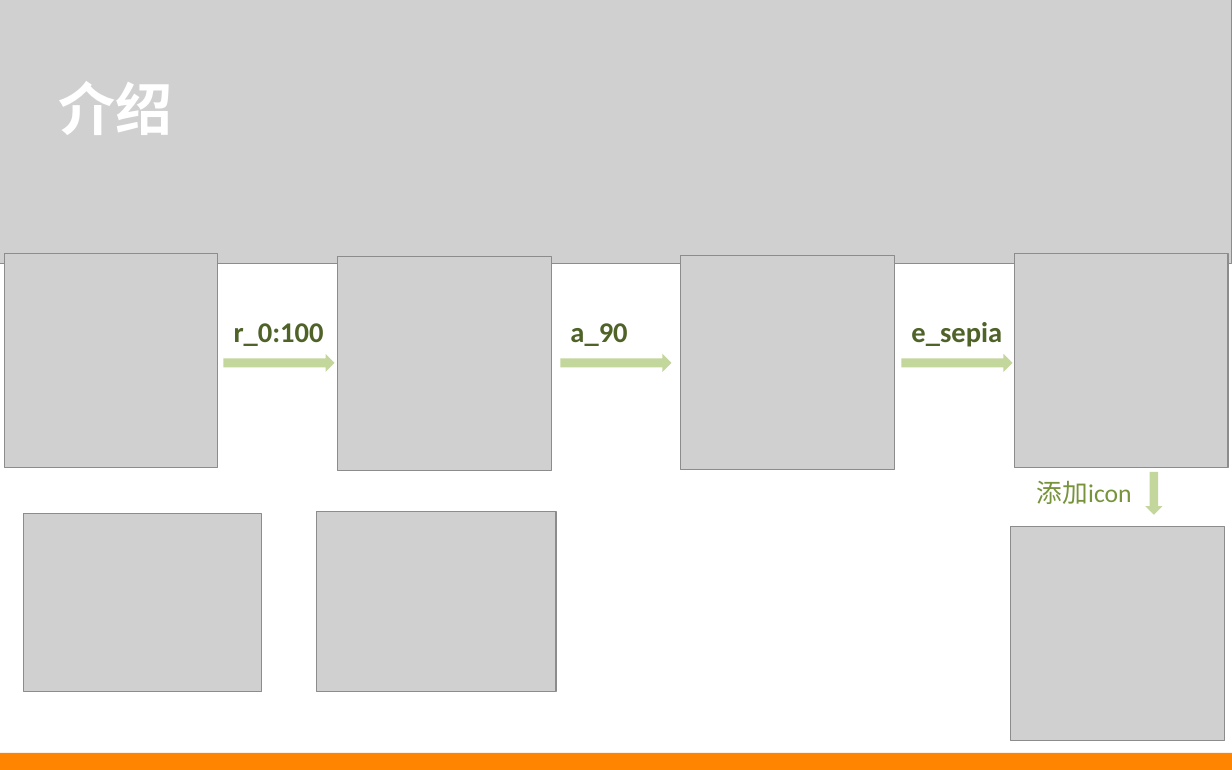
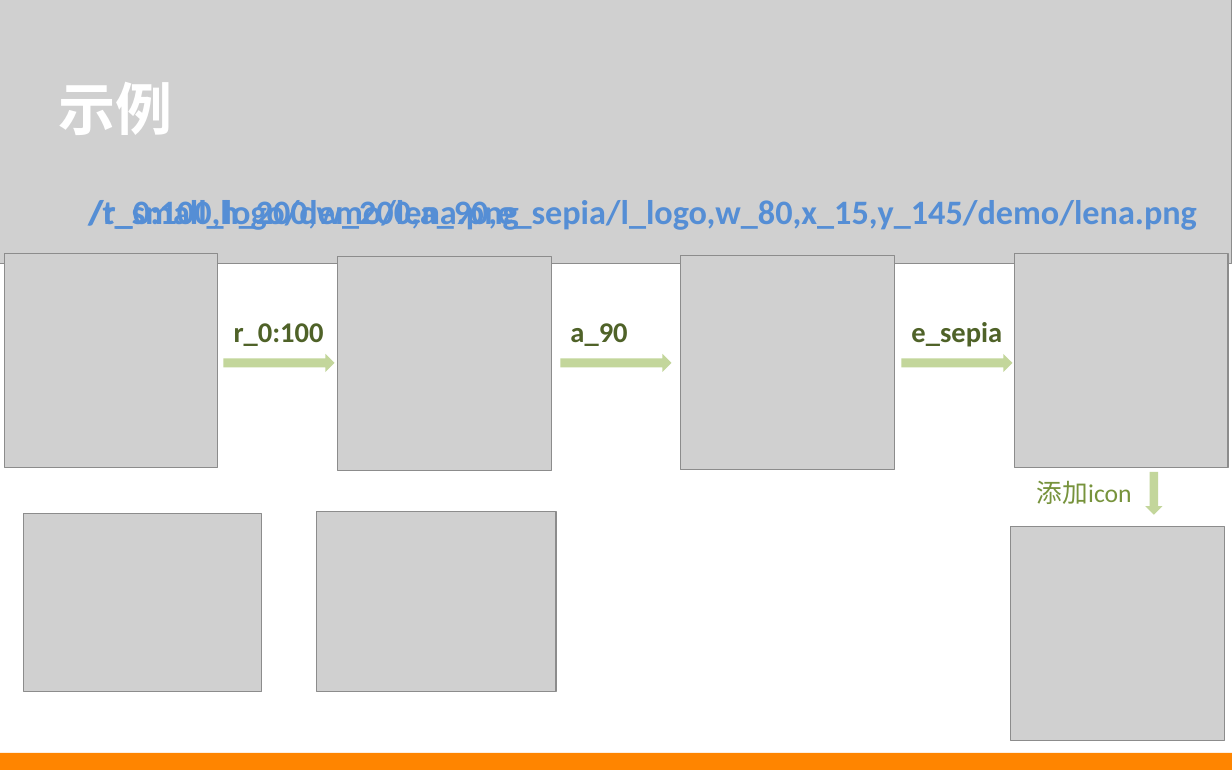
Before and after one commit to by46/mnemosyne, a slide deck: slide 5 of im.ppt. Drawn at 1232x770 pixels with LibreOffice and Linux fonts; fonts in the diff are those of the drawing; grey boxes stand for pictures. Boxes give left, top, right and bottom in pixels: in the first picture for what was removed or moved away, otherwise in the second. Text is boxed around its words. In the diff, an @@ line names an element or a change of style, - is before the commit and + after.

Commit message:
feat: fix bug

```diff
--- a/im.ppt
+++ b/im.ppt
@@ text at [58, 82, 172, 135]: text changed @@
-介绍
+示例
@@ text added at [88, 200, 519, 230], 24 pt, text #558ED5, bold @@
+/t_small_logo/demo/lena.png
@@ text added at [89, 200, 1197, 230], 24 pt, text #558ED5, bold @@
+/r_0:100,h_200,w_200,a_90,e_sepia/l_logo,w_80,x_15,y_145/demo/lena.png
```
Also in this commit, not shown: 7 other slides changed, 1 slide added, 1 slide removed.
